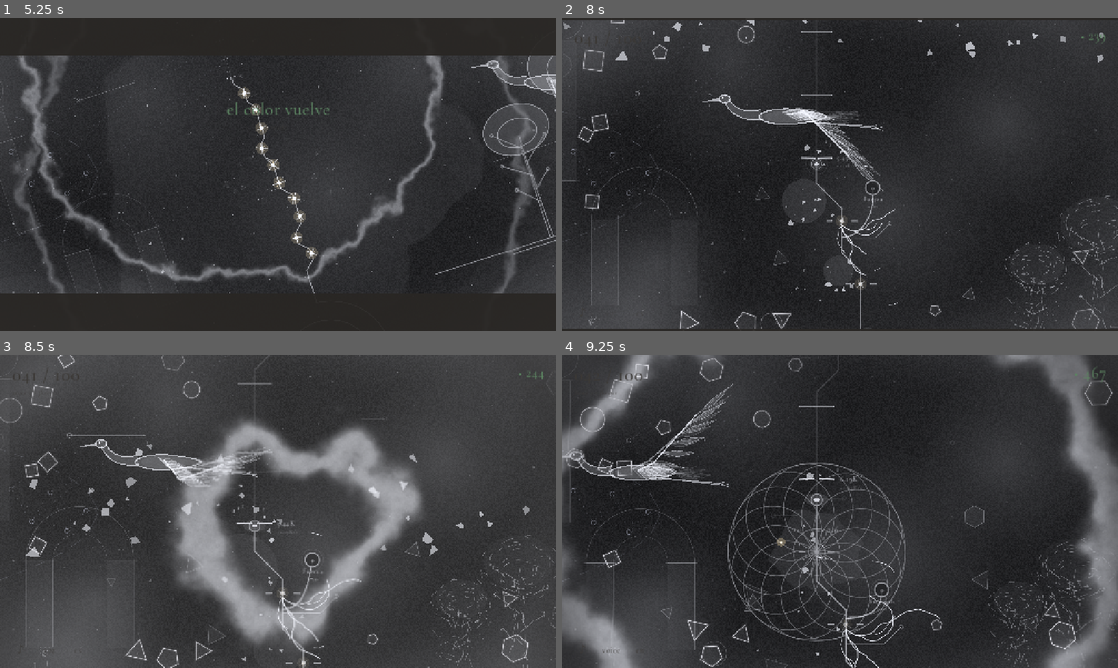
Above: before the commit, frames 1-4 (two rows, left to right).
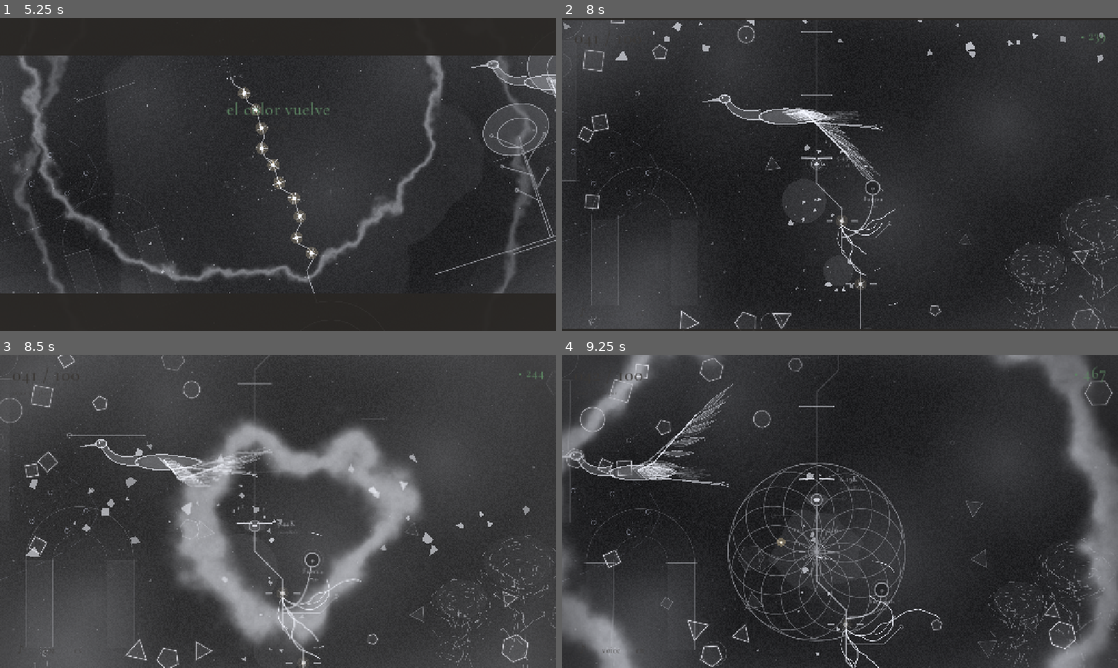
Above: after the commit, the same moments.

Repository: pablopalma/just-tap-repository
Game: Godot game, scene res://tools/dark_test.tscn
Two runs of this game, one before a commit and one after it. Both use one fixed random seed, a clock stepped at 60 frames per second and the inputs below. This scene is started directly instead of the project's main scene. Sound files missing from this copy of the repository are replaced by a short silence.
Inputs:
- Up to frame 1 (5.25 s): click "en" at 0.5 s; click "es" at 1.25 s; click "beta · anonymous play data: on" at 2 s; click "beta · anonymous play data: o…" at 2.75 s; click "♪" at 3.5 s; click "voice" at 4.25 s; click "♪" at 5 s
- Up to frame 2 (8 s): click "voice" at 5.75 s; click "en" at 6.5 s; click "voz" at 7.25 s
- Up to frame 3 (8.5 s): click "voz" at 8 s
- Up to frame 4 (9.25 s): click "es" at 8.75 s

Frame 1 is identical in both runs. In frame 2, less than 0.1% of the frame differs, in the area x 34-75%, y 44-91%; in frame 3, 0.1%; in frame 4, 0.3%, in the area x 17-79%, y 46-100%.

Commit message:
A song for each zone, and the dark comes out in major
Every zone sounded like the same song in another key: the same arpeggio,
bass and flute everywhere, and no melody. data/songs.gd now gives a zone its
own tempo, metre, groove per section and a melody in two sections (verse,
then a chorus from barrier 6). The melody hums by itself until the player
taps with the music; then each tap on the beat plays its next note. In the
chorus, celesta and glass bells double it.

Zone 2 has a half-time verse and a 3-3-2 chorus; zone 3 is a waltz in 3/4 at
88 BPM. The beat, the notes of light and the colour wave follow the song's
tempo. The dark (41-45) has a piano ostinato and a sighing melody that
brighten in three steps, minor to major, as the player comes out.

Co-Authored-By: Claude Opus 5.5 <noreply@anthropic.com>

Diff:
--- a/autoload/music.gd
+++ b/autoload/music.gd
@@ -94,7 +94,10 @@
 			for p in _choir_players:
 				if p.playing:
 					create_tween().tween_property(p, "volume_db", -60.0, CHOIR_FADE * 2.0)
-const DARK_CHORDS := [[0, 3, 7, 14], [8, 12, 15, 19], [3, 7, 10, 14], [10, 14, 17]]
+## How far out of the dark the player is (0..1: barrier 41 to 45): the dark's song brightens with it
+## (Songs.DARK), a step at a time, taken on a bar so the harmony never turns mid-phrase.
+var dark_light := 0.0
+var _dark_step := 0
 const DARK_DROP := 5
 var _celestial: Array[AudioStreamPlayer] = []
 var _celestial_i := 0
@@ -131,6 +134,11 @@
 var _zone_origin := 0.0   # time of step 0 of the current zone
 var _pending_zone := 1
 var _arp_i := 0
+## The song's melody under the player's taps (play_accent): when the last tap on the beat was, and
+## which note of the chord's phrase comes next.
+var _last_accent := -100.0
+var _accent_chord := -1
+var _accent_i := 0
 var _queue: Array[Dictionary] = []
 var _slot_use := {}       # tap slot -> notes already in it
 
@@ -296,7 +304,7 @@
 
 func chord() -> Array:
 	if dark:
-		return DARK_CHORDS[_chord_idx]
+		return Songs.DARK.steps[_dark_step].chords[_chord_idx]
 	return Zones.PROGRESSIONS[zone - 1][_chord_idx]
 
 
@@ -355,12 +363,27 @@
 		return
 	var beat := _s16() * 4.0
 	var t := maxf(_time, _zone_origin + roundf((_time - _zone_origin) / beat) * beat)
+	_last_accent = _time
 	var n := chord().size()
 	var midi := chord_note((run - 1) % (n * 2), tonic() + 12)
+	var song := _song()
+	if not song.is_empty() or dark:
+		# the song's melody, note by note: each chord starts its phrase again
+		var at := int(_step / float(_chord_steps()))
+		if _accent_chord != at:
+			_accent_chord = at
+			_accent_i = 0
+		var phrase: Array = _melody(song)[_chord_idx]
+		midi = _fold(tonic() + 12 + int(phrase[_accent_i % phrase.size()][1]), BRIGHT_CEILING)
+		_accent_i += 1
 	shape_note.emit(midi, true)
 	_schedule(t, "note", _tap_instrument(), midi, 0.065)
 	_schedule(t, "wind", "tap", midi, 0.045)
-	if run >= 4:
+	if _bells_now(song):
+		var up := _fold(midi + 12, BRIGHT_CEILING + 5)
+		_schedule(t, "note", "celesta", up, 0.03)
+		_schedule(t, "note", "glass", up, 0.016)
+	elif run >= 4:
 		_schedule(t, "note", "glass", midi + 12, 0.028)
 
 
@@ -771,15 +794,20 @@
 # --- Clock and layers -------------------------------------------------------
 
 func _on_step() -> void:
-	if _step % STEPS_PER_CHORD == 0:
+	if _step % _chord_steps() == 0:
 		if _pending_zone != zone:
 			zone = _pending_zone
 			_step = 0
 			_zone_origin = _next_step_time
 			_slot_use.clear()
 			_theme_from = 0
-		_chord_idx = int(_step / float(STEPS_PER_CHORD)) % 4
+			_accent_chord = -1
+		_chord_idx = int(_step / float(_chord_steps())) % 4
 		_play_choir()
+	if dark and _step % 16 == 0:
+		var from := BuildFlags.DARK_FROM
+		dark_light = clampf(float(GameState.stage - from) / float(BuildFlags.DEMO_LAST - from), 0.0, 1.0)
+		_dark_step = _dark_step_for(dark_light)
 	_accompany(_step)
 	if pulse_on and _step % 4 == 0 and not title_on:
 		var low := chord_note(0, tonic())
@@ -794,19 +822,17 @@
 	if theme and not dark:
 		_play_theme_step(s)
 		return
+	var song := _song()
+	if not song.is_empty():
+		_play_song_step(s, song)
+		return
 	var bar := s % 16
 	var lay := mini(layers, 1) if dark else layers
 	var c := chord()
 	var root := tonic() + int(c[0])
 	if dark:
-		if bar == 8:
-			_play("bass", root - 12 + 7, 0.04)
-		if s % 4 == 2:
-			var deg: int = ARP_PATTERN[_arp_i % ARP_PATTERN.size()]
-			_arp_i += 1
-			var low := chord_note(deg, tonic())
-			_play("harp", low, 0.022)
-			shape_note.emit(low, false)
+		_play_dark_step(s)
+		return
 	if lay >= 1 and bar == 0:
 		_play("bass", root - 12, 0.07)
 	if lay >= 3 and bar == 10:
@@ -828,6 +854,135 @@
 		_play("flute", chord_note(COUNTER_PATTERN[b % COUNTER_PATTERN.size()], tonic() + 12), 0.03)
 
 
+## One sixteenth of the zone's song (data/songs.gd): its bass and groove, and its melody on the lead
+## unless the player is playing it.
+func _play_song_step(s: int, song: Dictionary) -> void:
+	var lay := layers
+	var chorus := _in_chorus()
+	var bar := s % int(song.get("bar", 16))
+	var root := tonic() + int(chord()[0])
+	if lay >= 1:
+		var first := true
+		for b: Array in _part(song, "bass", chorus):
+			if int(b[0]) == bar:
+				_play("bass", root - 12 + int(b[1]), 0.07 if first else 0.04)
+			first = false
+	for a: Array in _part(song, "arp", chorus):
+		if int(a[0]) == bar:
+			var low := chord_note(int(a[1]), tonic() + 12 * int(a[2]) if a.size() > 2 else tonic())
+			_play(song.arp_inst, low, (0.014 if lay < 2 else 0.022) + tension * 0.03)
+			shape_note.emit(low, false)
+	if lay >= 4 and s % 8 == 4:
+		var c := chord()
+		var shine := chord_note(randi_range(0, c.size() - 1), tonic() + 24)
+		_play("glass", shine, 0.02)
+		shape_note.emit(shine, true)
+	var k := s % _chord_steps()
+	for n: Array in _melody(song)[_chord_idx]:
+		if int(n[0]) != k:
+			continue
+		var midi := _fold(tonic() + 12 + int(n[1]), BRIGHT_CEILING)
+		if _player_leads():
+			continue
+		_play(song.lead, midi, 0.03)
+		shape_note.emit(midi, false)
+		if chorus and song.get("bells", false):
+			_bell(midi)
+
+
+## One sixteenth of the dark's song: the piano's ostinato (on every eighth, soft and low at first,
+## an octave up once the light comes), the melody, and bells near the end. The low pedal of bass and
+## wind is _play_choir's.
+func _play_dark_step(s: int) -> void:
+	var d: Dictionary = Songs.DARK
+	var bar := s % 16
+	var up := dark_light >= float(d.step_at[2])
+	for o: Array in d.ostinato:
+		if int(o[0]) != bar or (dark_light < float(d.step_at[1]) and bar % 4 != 0):
+			continue
+		var low := chord_note(int(o[1]), tonic() + (12 if up else 0))
+		_play("piano", low, lerpf(0.016, 0.03, dark_light) + tension * 0.02)
+		shape_note.emit(low, false)
+	var k := s % STEPS_PER_CHORD
+	for n: Array in _melody({})[_chord_idx]:
+		if int(n[0]) != k or _player_leads():
+			continue
+		var midi := _fold(tonic() + 12 + int(n[1]), BRIGHT_CEILING)
+		_play("piano", midi, lerpf(0.026, 0.04, dark_light))
+		if _dark_step >= 1:
+			_play("flute", midi, 0.02)
+		shape_note.emit(midi, false)
+		if _bells_now({}):
+			_bell(midi)
+
+
+func _dark_step_for(light: float) -> int:
+	var at: Array = Songs.DARK.step_at
+	var i := 0
+	while i + 1 < at.size() and light >= float(at[i + 1]):
+		i += 1
+	return i
+
+
+## The melody now: the dark's step, or the song's section.
+func _melody(song: Dictionary) -> Array:
+	if dark:
+		return Songs.DARK.steps[_dark_step].melody
+	return _section(song)
+
+
+## Bells on the melody: in a song's chorus, or in the dark once the light is near.
+func _bells_now(song: Dictionary) -> bool:
+	if dark:
+		return dark_light >= float(Songs.DARK.bells_at)
+	return not song.is_empty() and song.get("bells", false) and _in_chorus()
+
+
+## The bells over the chorus: the melody an octave up in the celesta, glass under it.
+func _bell(midi: int) -> void:
+	var up := _fold(midi + 12, BRIGHT_CEILING + 5)
+	_play("celesta", up, 0.026)
+	_play("glass", up, 0.014)
+	shape_note.emit(up, true)
+
+
+## A part of the song for this section: "arp_b" in the chorus if the song has one, else "arp".
+func _part(song: Dictionary, part: String, chorus: bool) -> Array:
+	var key := part + ("_b" if chorus else "_a")
+	return song.get(key, song.get(part, []))
+
+
+func _in_chorus() -> bool:
+	return layers > Zones.BASE_LAYERS[zone - 1]
+
+
+## The zone's song (data/songs.gd), unless the title theme or the dark has the music.
+func _song() -> Dictionary:
+	if theme or dark:
+		return {}
+	return Songs.of(zone)
+
+
+## Sixteenths in a chord: two bars of the song's metre (32 in 4/4, 24 in 3/4).
+func _chord_steps() -> int:
+	return int(_song().get("bar", 16)) * 2
+
+
+## The tempo now: the song's own, or the zone's.
+func bpm() -> float:
+	return float(_song().get("bpm", Zones.BPM[zone - 1]))
+
+
+## The song's section now: the chorus (B) once the zone has its extra layer (barrier 6 of 10).
+func _section(song: Dictionary) -> Array:
+	return song.b if _in_chorus() else song.a
+
+
+## While a run on the beat lasts, the melody is the player's.
+func _player_leads() -> bool:
+	return GameState.beat_streak >= 2 and _time - _last_accent < _s16() * 8.0
+
+
 ## One sixteenth of the title theme: bass on the bar, a soft harp in eighths, and the melody on piano.
 func _play_theme_step(s: int) -> void:
 	var c := chord()
@@ -900,7 +1055,7 @@
 # --- Grid -------------------------------------------------------------------
 
 func _s16() -> float:
-	return 60.0 / Zones.BPM[zone - 1] / 4.0
+	return 60.0 / bpm() / 4.0
 
 
 ## Tap grid: sixteenths, or sextuplets when a sixteenth is longer than 150 ms.
@@ -908,7 +1063,7 @@
 	var s := _s16()
 	if s <= 0.15:
 		return s
-	return 60.0 / Zones.BPM[zone - 1] / 6.0
+	return 60.0 / bpm() / 6.0
 
 
 func _current_slot() -> int:
--- /dev/null
+++ b/data/songs.gd
@@ -0,0 +1,110 @@
+class_name Songs
+extends RefCounted
+## Each zone's own song (JUST_TAP_GODOT.md §9.7): over the zone's four chords, its own tempo, metre,
+## groove and a melody in two sections, A for barriers 1-5 of the zone and B (the chorus) from
+## barrier 6. The melody hums by itself until the player taps with the music; then the player plays
+## it, each tap on the beat sounding its next note. A zone without a song keeps the old layers (§9.4).
+##
+##   bpm:  the song's tempo (else the zone's); bar: sixteenths in a bar, 16 in 4/4, 12 in 3/4.
+##   bass: [sixteenth in the bar, semitones above the chord's root] an octave down; the first is the
+##         loudest. arp: [sixteenth in the bar, chord degree, octave] from the tonic, on arp_inst.
+##         "bass_a"/"bass_b" and "arp_a"/"arp_b" give each section its own; "bass"/"arp" serve both.
+##   a, b: per chord (two bars), [sixteenth in the chord, semitones above the tonic an octave up].
+##   bells: in the chorus, celesta and glass double the melody an octave up.
+
+const SONGS := {
+	# Raíz: the verse breathes in half time; the chorus rocks in 3-3-2 with pushes, under bells.
+	2: {
+		"lead": "flute",
+		"arp_inst": "harp",
+		"bells": true,
+		"bass_a": [[0, 0]],
+		"arp_a": [[0, 0], [6, 1], [12, 2]],
+		"bass_b": [[0, 0], [6, 7], [10, 12]],
+		"arp_b": [[0, 0], [3, 1], [6, 2], [8, 3], [10, 4], [11, 2], [14, 1], [15, 3]],
+		"a": [
+			[[0, 4], [8, 2], [12, 0], [16, -3], [24, 0], [28, 2]],       # Bm: F# E D B D E
+			[[0, 4], [8, 7], [16, 4], [20, 2], [24, -1]],                # F#m: F# A F# E C#
+			[[0, 9], [8, 7], [12, 5], [16, 7], [24, 9]],                 # G: B A G A B
+			[[0, 7], [8, 4], [12, 2], [16, 0], [28, 2]],                 # D: A F# E D E
+		],
+		"b": [
+			[[0, 16], [8, 14], [12, 12], [16, 9], [28, 11]],             # Bm: F# E D B C#
+			[[0, 11], [8, 9], [12, 7], [16, 4], [24, 7]],                # F#m: C# B A F# A
+			[[0, 12], [6, 14], [8, 12], [16, 9], [24, 7]],               # G: D E D B A
+			[[0, 12], [8, 11], [12, 9], [16, 7], [24, 14]],              # D: D C# B A E
+		],
+	},
+	# Tallo: a waltz, quicker, the harp's chords on two and three; the chorus flows in eighths.
+	3: {
+		"bpm": 88,
+		"bar": 12,
+		"lead": "celesta",
+		"arp_inst": "harp",
+		"bells": true,
+		"bass": [[0, 0]],
+		"arp_a": [[4, 1, 1], [4, 2, 1], [8, 1, 1], [8, 2, 1]],
+		"arp_b": [[2, 2], [4, 1, 1], [4, 2, 1], [6, 3], [8, 1, 1], [8, 2, 1], [10, 4]],
+		"a": [
+			[[0, 7], [8, 5], [12, 3], [20, 2]],                          # Bm: F# E D C#
+			[[0, 2], [8, 0], [12, -2], [20, 0]],                         # A: C# B A B
+			[[0, 3], [4, 7], [8, 10], [12, 12], [16, 10]],               # D: D F# A B A
+			[[0, 8], [8, 7], [12, 5], [16, 3], [20, 5]],                 # Em: G F# E D E
+		],
+		"b": [
+			[[0, 15], [8, 14], [12, 12], [20, 10]],                      # Bm: D C# B A
+			[[0, 14], [8, 12], [12, 10], [20, 12]],                      # A: C# B A B
+			[[0, 15], [4, 19], [8, 17], [12, 15], [20, 14]],             # D: D F# E D C#
+			[[0, 17], [8, 15], [12, 12], [16, 10], [20, 12]],            # Em: E D B A B
+		],
+	},
+}
+
+
+## The demo's dark (barriers 41-45): a piano ostinato in the low register and a melody that sighs,
+## in three steps that brighten as the player comes out of it, minor to major. The music is on the
+## dark's root (the zone's dominant, Music.DARK_DROP), so the major at the end leads home (V → I).
+## Each step: four chords (semitones from the dark's tonic) and a melody over them, as in a song.
+## light (0..1, Music.dark_light) picks the step: from STEP_AT; bells from BELLS_AT.
+const DARK := {
+	"ostinato": [[0, 0], [2, 2], [4, 1], [6, 2], [8, 0], [10, 2], [12, 1], [14, 3]],
+	"step_at": [0.0, 0.25, 0.5],   # 41 the deep, 42 a crack of light, 43-45 out
+	"bells_at": 0.7,               # 44 and 45
+	"steps": [
+		{   # the deep: i(add9) VI(maj7) III(add9) VII, low, sighing a step down
+			"chords": [[0, 3, 7, 14], [8, 12, 15, 19], [3, 7, 10, 14], [10, 14, 17]],
+			"melody": [
+				[[0, 7], [6, 5], [8, 3], [24, 2]],                       # D# C# B · A#
+				[[0, 8], [8, 7], [12, 3], [24, 0]],                      # E D# B · G#
+				[[0, 10], [8, 7], [16, 5], [20, 3]],                     # F# D# C# B
+				[[0, 5], [8, 2], [16, -2], [24, 2]],                     # C# A# F# A#
+			],
+		},
+		{   # a crack of light: VI VII III V7, the melody an octave up, reaching
+			"chords": [[8, 12, 15, 19], [10, 14, 17], [3, 7, 10, 14], [7, 11, 14, 17]],
+			"melody": [
+				[[0, 15], [8, 19], [16, 20], [24, 19]],                  # B D# E D#
+				[[0, 17], [8, 14], [16, 10], [24, 14]],                  # C# A# F# A#
+				[[0, 15], [8, 14], [12, 10], [16, 15], [24, 19]],        # B A# F# B D#
+				[[0, 17], [8, 14], [16, 11], [24, 14]],                  # C# A# G A#
+			],
+		},
+		{   # out: the same root in major, I(add9) vi IV(maj7) V, high, open
+			"chords": [[0, 4, 7, 14], [9, 12, 16], [5, 9, 12, 16], [7, 11, 14]],
+			"melody": [
+				[[0, 19], [8, 16], [12, 14], [16, 12], [24, 14]],        # D# B# A# G# A#
+				[[0, 16], [8, 21], [16, 16], [24, 12]],                  # B# E# B# G#
+				[[0, 17], [8, 21], [16, 24], [24, 21]],                  # C# E# G# E#
+				[[0, 19], [8, 23], [16, 14], [24, 11]],                  # D# G A# G
+			],
+		},
+	],
+}
+
+
+## False plays every zone the old way (to compare, tools/song_test.gd).
+static var on := true
+
+
+static func of(zone: int) -> Dictionary:
+	return SONGS.get(zone, {}) if on else {}
--- a/scripts/world/colour_wave.gd
+++ b/scripts/world/colour_wave.gd
@@ -99,4 +99,4 @@
 	_mat.set_shader_parameter("cam_zoom", cam_zoom)
 	_mat.set_shader_parameter("cam_rot", View.angle)
 	_mat.set_shader_parameter("view_size", vp)
-	_mat.set_shader_parameter("beat_hz", Zones.BPM[Music.zone - 1] / 60.0)
+	_mat.set_shader_parameter("beat_hz", Music.bpm() / 60.0)
--- /dev/null
+++ b/tools/dark_song_test.gd
@@ -0,0 +1,48 @@
+extends Node
+## The dark's song (Songs.DARK), to listen to: barrier 41 (the deep) and 42 (a crack of light), each
+## first humming by itself and then played by taps on the beat; then 43, where the "now" cinematic
+## breaks the last barriers on its own and the song comes out in major, to the whale. Record it:
+## godot --path . --write-movie x.avi --fixed-fps 30 res://tools/dark_song_test.tscn
+
+const STAY := 22.0
+const LENGTH := STAY * 2 + 40.0
+
+var _main: Node
+var _t := 0.0
+var _broken := 0
+var _acc := 0.0
+var _last_beat := -100
+
+
+func _ready() -> void:
+	SaveSystem.enabled = false
+	SaveSystem.lang = "en"
+	GameState.new_game()
+	_main = load("res://scenes/main.tscn").instantiate()
+	add_child(_main)
+	GameState.gate_broken.connect(func(n: int) -> void: print("[%5.1f s] barrera %d" % [_t, n]))
+
+
+func _process(delta: float) -> void:
+	_t += delta
+	if _t > 0.3 and _t - delta <= 0.3:
+		_main._on_dev("jump", 40)
+	# 40 at once, then 41 and 42 after STAY each
+	var due := 1 + int((_t - 1.0) / STAY) if _t > 1.0 else 0
+	if _broken < mini(due, 3):
+		_broken += 1
+		_main._dev_break()
+	if GameState.running and not GameState.finished and not GameState.cinematic and _broken in [1, 2]:
+		var into := fmod(_t - 1.0, STAY)
+		if into > STAY * 0.5:
+			var k: int = Music.beat_at_tap()
+			if k >= 0 and k != _last_beat and absf(fposmod(Music.heard_phase() + 0.5, 1.0) - 0.5) < 0.04:
+				_last_beat = k
+				GameState.tap("tap", k)
+		else:
+			_acc += delta * 1.5
+			if _acc >= 1.0:
+				_acc -= 1.0
+				GameState.tap("tap", -1)
+	if _t >= LENGTH:
+		get_tree().quit()
--- /dev/null
+++ b/tools/dark_song_test.tscn
@@ -0,0 +1,6 @@
+[gd_scene format=3]
+
+[ext_resource type="Script" path="res://tools/dark_song_test.gd" id="1"]
+
+[node name="DarkSongTest" type="Node"]
+script = ExtResource("1")
--- a/tools/dark_test.gd
+++ b/tools/dark_test.gd
@@ -9,7 +9,8 @@
 var _main: Node
 var _t := 0.0
 var _i := 0
-## Notes heard while the music is dark, and how many fell outside its natural minor scale.
+## Notes heard while the music is dark, and how many fell outside its natural minor scale while it
+## is still deep (its song turns major on the way out, Songs.DARK).
 var _dark_notes := 0
 var _off_scale := {}
 
@@ -39,7 +40,7 @@
 		get_tree().quit()
 
 func _on_note(midi: int, inst: String) -> void:
-	if not Music.dark:
+	if not Music.dark or Music._dark_step > 0:
 		return
 	_dark_notes += 1
 	if not posmod(midi - Music.tonic(), 12) in [0, 2, 3, 5, 7, 8, 10]:
--- /dev/null
+++ b/tools/song_test.gd
@@ -0,0 +1,62 @@
+extends Node
+## A zone's song (data/songs.gd), to listen to: section A humming by itself, then played by taps on
+## the beat; then section B the same way. `-- 3` picks the zone (2 by default); `-- old` plays it the
+## old way, to compare. Record it:
+## godot --path . --write-movie x.avi --fixed-fps 30 res://tools/song_test.tscn [-- 3 old]
+
+const PHASE := 18.0
+
+var _main: Node
+var _t := 0.0
+var _acc := 0.0
+var _last_beat := -100
+
+
+func _ready() -> void:
+	SaveSystem.enabled = false
+	SaveSystem.lang = "es"
+	SaveSystem.voice_on = false
+	Songs.on = not "old" in OS.get_cmdline_user_args()
+	GameState.new_game()
+	_main = load("res://scenes/main.tscn").instantiate()
+	add_child(_main)
+
+
+## Barrier 2 of the zone (the zone's first may start a cinematic).
+func _first() -> int:
+	var z := 2
+	for a in OS.get_cmdline_user_args():
+		if a.is_valid_int():
+			z = int(a)
+	return (z - 1) * 10 + 2
+
+
+func _process(delta: float) -> void:
+	_t += delta
+	if not "lesson" in _main or Music.get_script() == null:
+		get_tree().quit(1)  # a script did not load
+		return
+	if _t > 0.5 and _main.intro != null:
+		_main._start()
+	if _t > 1.0 and _t < 1.1:
+		_main._dev_jump(_first())
+	if _t > 2.0 + PHASE * 2 and GameState.stage < _first() + 4:
+		_main._dev_jump(_first() + 4)
+		print("[%5.1f s] sección B" % _t)
+	var p := int((_t - 2.0) / PHASE)
+	if _t < 2.0 or not GameState.running or GameState.cinematic:
+		return
+	if p % 2 == 1:
+		# on every beat: the player plays the melody
+		var k: int = Music.beat_at_tap()
+		if k >= 0 and k != _last_beat and absf(fposmod(Music.heard_phase() + 0.5, 1.0) - 0.5) < 0.04:
+			_last_beat = k
+			GameState.tap("tap", k)
+	else:
+		# now and then, off the beat: the song hums on its own
+		_acc += delta * 0.7
+		if _acc >= 1.0:
+			_acc -= 1.0
+			GameState.tap("tap", -1)
+	if _t > 2.0 + PHASE * 4:
+		get_tree().quit()
--- /dev/null
+++ b/tools/song_test.tscn
@@ -0,0 +1,6 @@
+[gd_scene format=3]
+
+[ext_resource type="Script" path="res://tools/song_test.gd" id="1"]
+
+[node name="SongTest" type="Node"]
+script = ExtResource("1")
Not shown, added: data/songs.gd.uid
Not shown, added: tools/dark_song_test.gd.uid
Not shown, added: tools/song_test.gd.uid
Not shown, changed: JUST_TAP_GODOT.md
